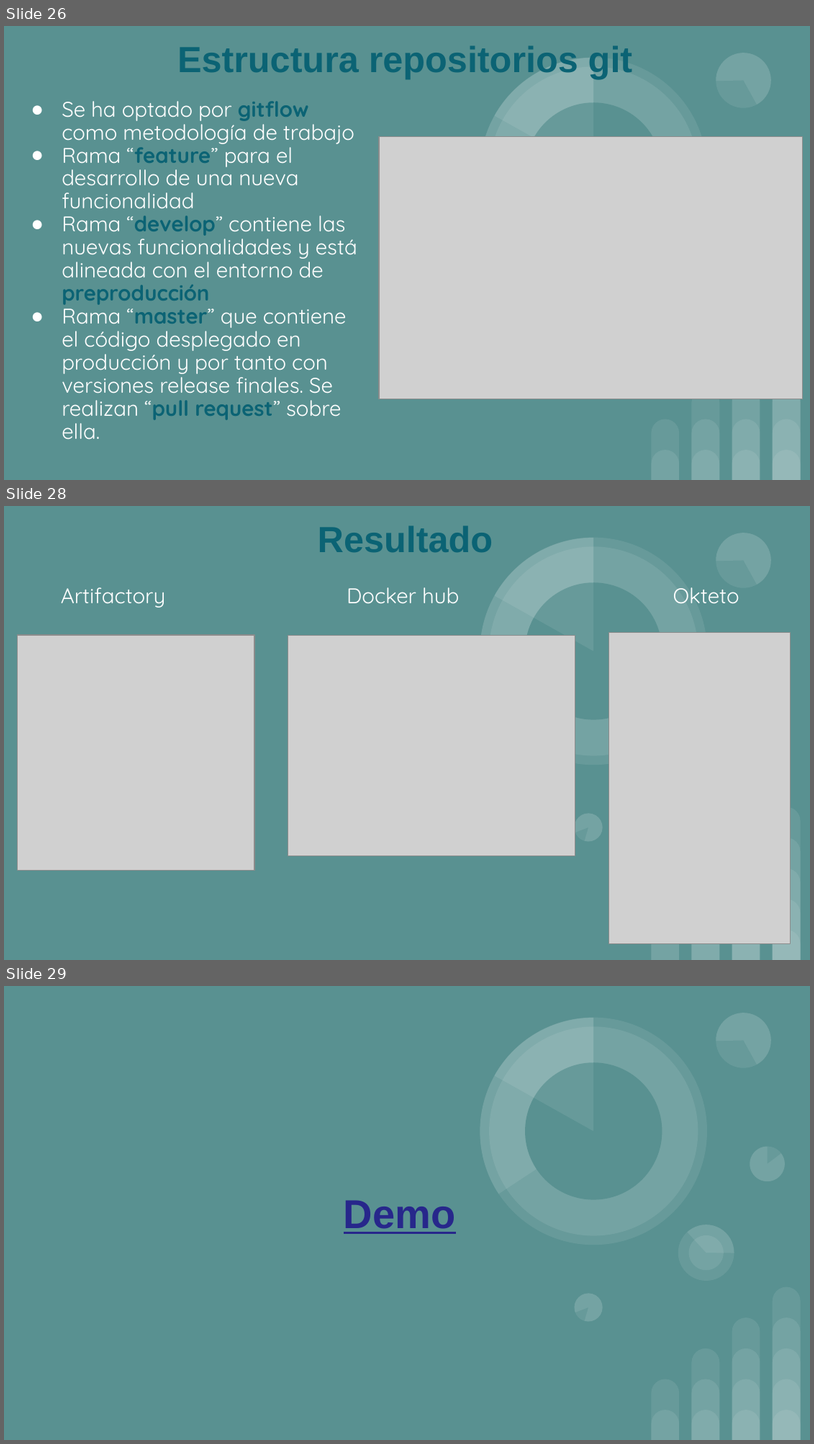
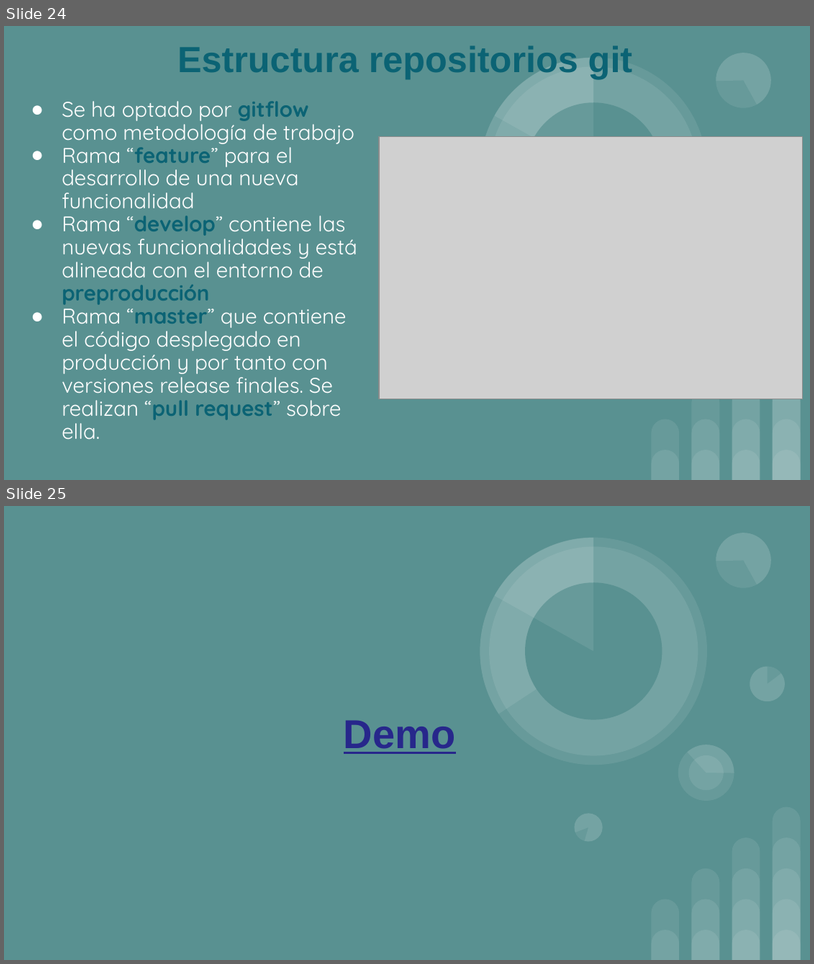
Before and after one commit to agat-prog/mca-filesmanagement-infrastructure, a slide deck: docs/Presentación-TFM-FIles_management_agat.pptx. Shown one above the other, each under a label of ours: slides 26, 28 and 29 before the commit, slides 24 and 25 after it; the slides between them are not shown. The pictures are 814x1444 and 814x964 pixels, drawn with LibreOffice and Linux fonts; fonts in the diff are those of the drawing; grey boxes stand for pictures. Boxes give left, top, right and bottom in pixels: in the first picture for what was removed or moved away, otherwise in the second. Text is boxed around its words. In the diff, an @@ line names an element or a change of style, - is before the commit and + after.

```diff
--- a/docs/Presentación-TFM-FIles_management_agat.pptx
+++ b/docs/Presentación-TFM-FIles_management_agat.pptx
@@ slide 28 removed at (x1=4, y1=506, x2=810, y2=960), background #599191; not listed: 23 template elements that a slide beside it also shows @@
@@ title removed at (x1=318, y1=525, x2=493, y2=552) @@
-Resultado
@@ subtitle removed at (x1=61, y1=587, x2=166, y2=608) @@
-Artifactory
@@ subtitle removed at (x1=347, y1=587, x2=459, y2=604) @@
-Docker hub
@@ subtitle removed at (x1=674, y1=587, x2=740, y2=604) @@
-Okteto
@@ picture removed at (x1=18, y1=635, x2=255, y2=870) @@
@@ picture removed at (x1=610, y1=633, x2=791, y2=944) @@
@@ picture removed at (x1=288, y1=636, x2=575, y2=856) @@
@@ what was slide 26 is now slide 24 @@
@@ what was slide 29 is now slide 25 @@
```
Also in this commit, not shown: 5 slides changed, 5 other slides removed, 2 other files.
